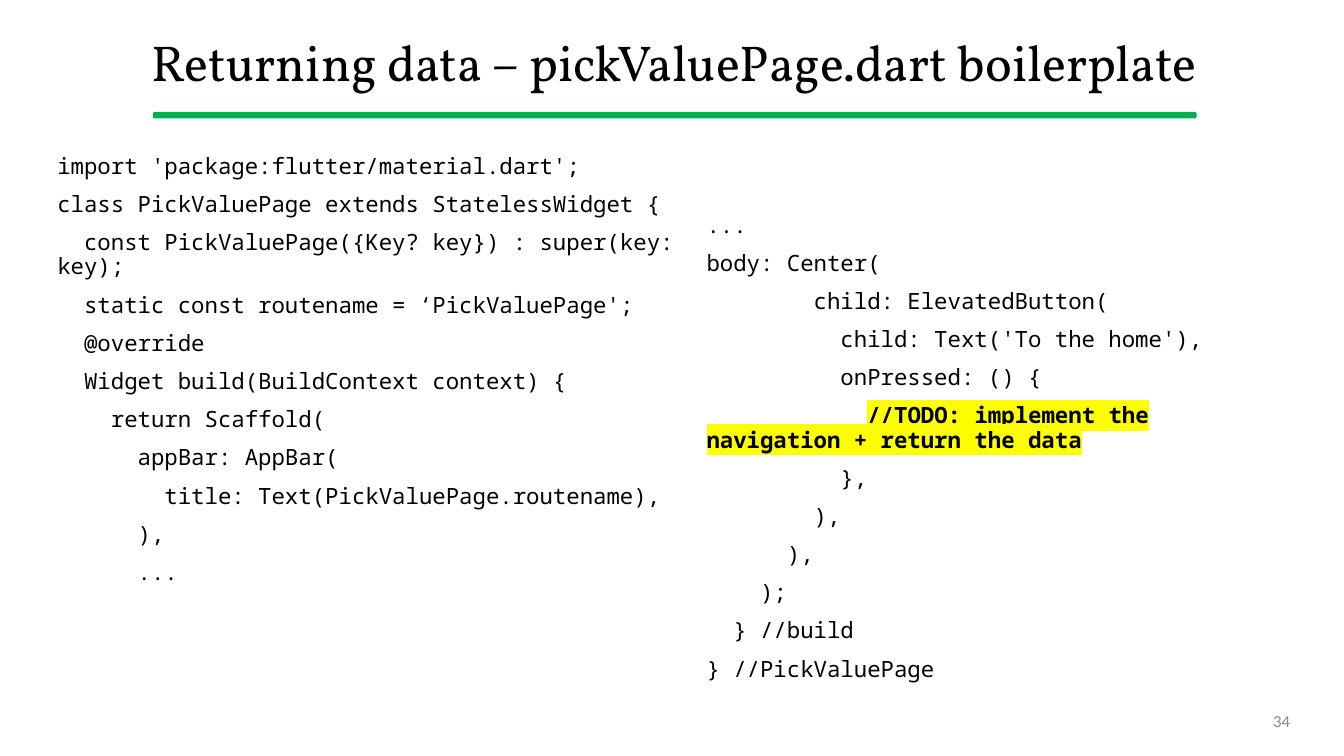
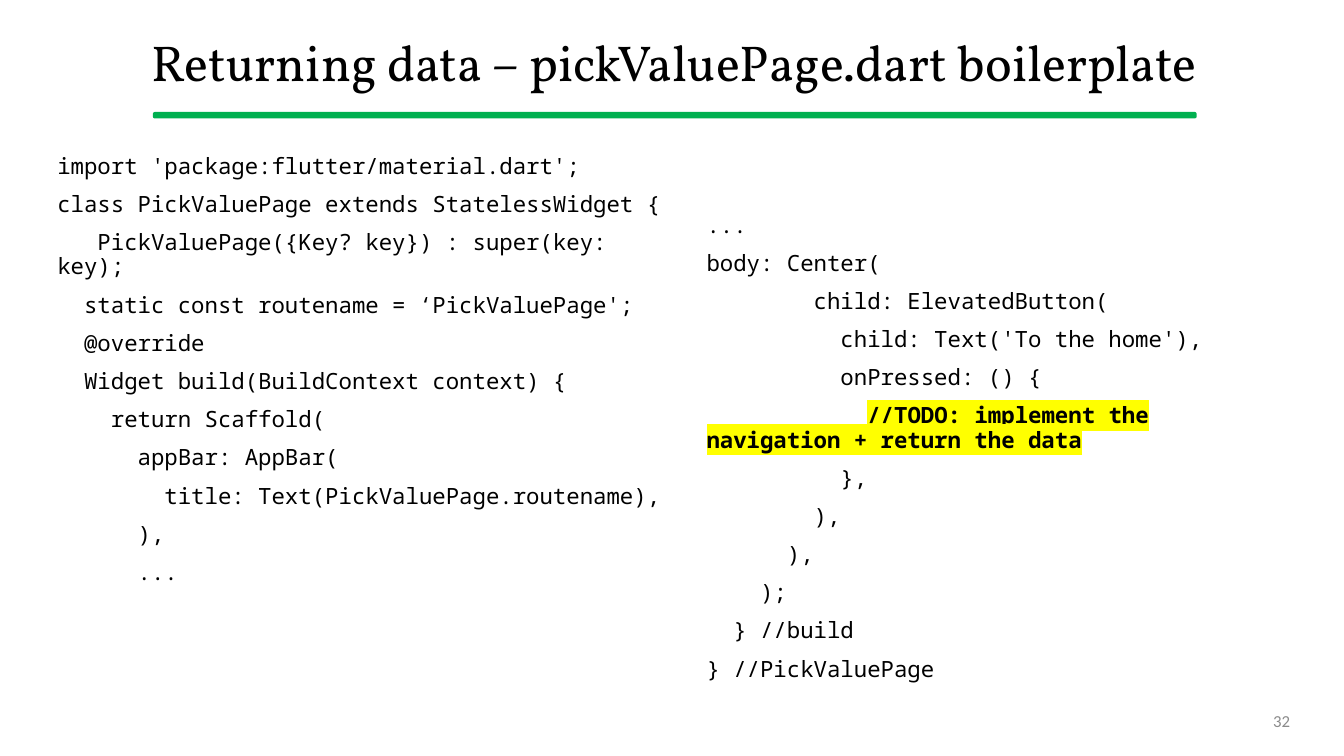
Before and after one commit to gcappon/bwthw, a slide deck: slide 32 of lab_06-navigation/lab_06-navigation.pptx (slide 34 before the commit). Drawn at 1344x756 pixels with LibreOffice and Linux fonts; fonts in the diff are those of the drawing. Boxes give left, top, right and bottom in pixels: in the first picture for what was removed or moved away, otherwise in the second. Text is boxed around its words. In the diff, an @@ line names an element or a change of style, - is before the commit and + after.

```diff
--- a/lab_06-navigation/lab_06-navigation.pptx
+++ b/lab_06-navigation/lab_06-navigation.pptx
@@ text at bbox=[57, 233, 607, 280]: text changed @@
-const PickValuePage({Key? key}) : super(key: key);
+PickValuePage({Key? key}) : super(key: key);
@@ page number at bbox=[1273, 716, 1290, 727]: text changed @@
-34
+32
```
Also in this commit, not shown: 10 other slides changed, 1 slide added, 3 slides removed, 15 other files.
